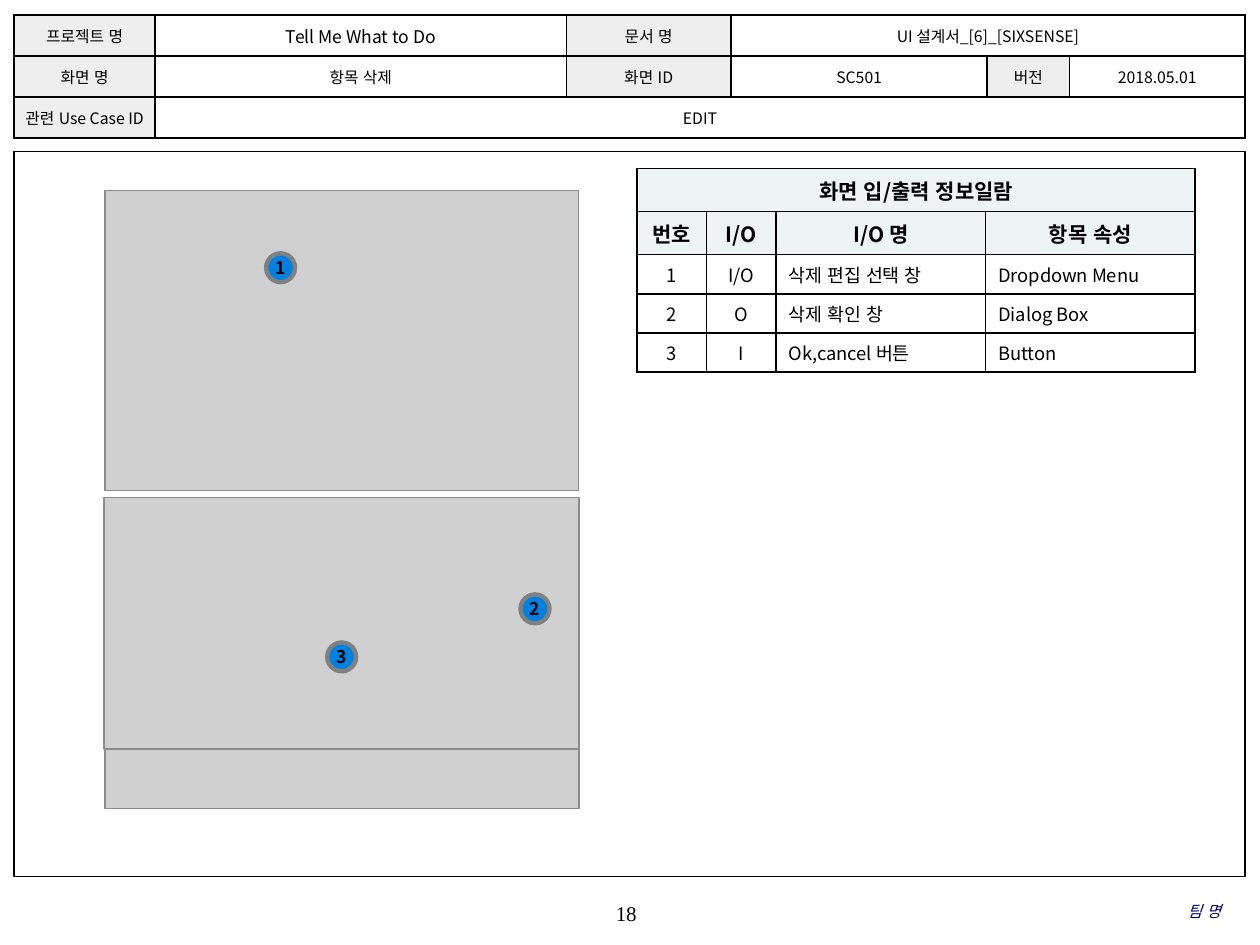
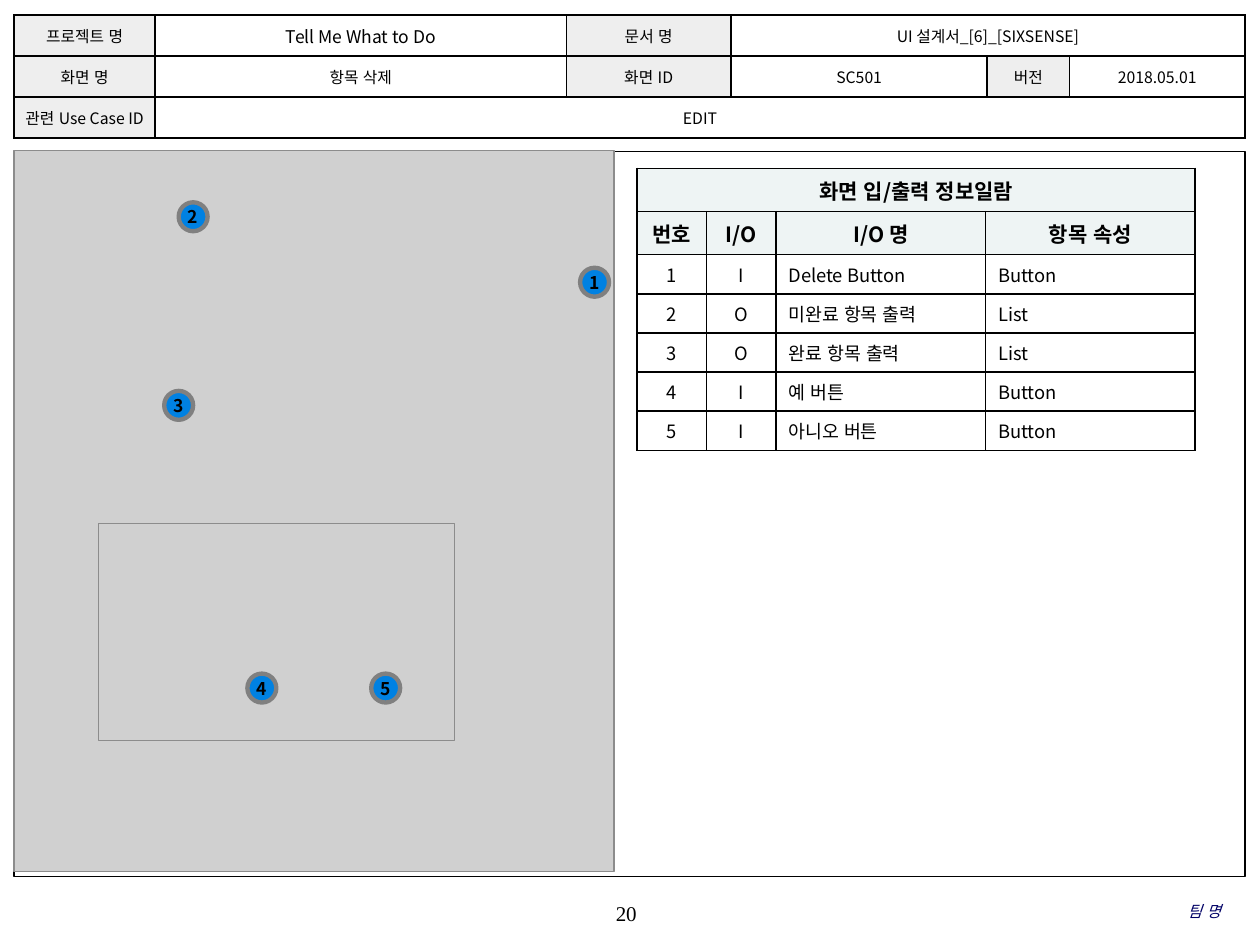
Before and after one commit to SMU-SE-Admin/18-1_6_SIXSENSE_Doc, a slide deck: slide 20 of 03 설계/UI 설계서_[6]_[SIXSENSE].pptx (slide 18 before the commit). Drawn at 1260x945 pixels with LibreOffice and Linux fonts; fonts in the diff are those of the drawing; grey boxes stand for pictures; background and template pictures are left out. Boxes give left, top, right and bottom in pixels: in the first picture for what was removed or moved away, otherwise in the second. Text is boxed around its words. In the diff, an @@ line names an element or a change of style, - is before the commit and + after.

```diff
--- a/03 설계/UI 설계서_[6]_[SIXSENSE].pptx
+++ b/03 설계/UI 설계서_[6]_[SIXSENSE].pptx
@@ picture added at <box>14,151,614,872</box> @@
@@ table at <box>638,169,1194,444</box> @@
-row 3: 1 | I/O | 삭제 편집 선택 창 | Dropdown Menu
-row 4: 2 | O | 삭제 확인 창 | Dialog Box
-row 5: 3 | I | Ok,cancel 버튼 | Button
+row 3: 1 | I | Delete Button | Button
+row 4: 2 | O | 미완료 항목 출력 | List
+row 5: 3 | O | 완료 항목 출력 | List
+row 6: 4 | I | 예 버튼 | Button
+row 7: 5 | I | 아니오 버튼 | Button
@@ picture removed at <box>105,190,578,490</box> @@
@@ ellipse "2": place and size @@
-ellipse "2" at <box>520,595,549,624</box>
+ellipse "2" at <box>179,203,208,232</box>
@@ ellipse "1": place and size @@
-ellipse "1" at <box>266,253,295,282</box>
+ellipse "1" at <box>580,268,609,297</box>
@@ ellipse "3": place and size @@
-ellipse "3" at <box>328,643,357,672</box>
+ellipse "3" at <box>164,391,193,420</box>
@@ picture: place and size @@
-picture at <box>105,498,580,750</box>
+picture at <box>98,524,454,741</box>
@@ ellipse added at <box>247,674,276,703</box>, fill #0081E2, outline #808080 2.5 pt, 10 pt, text #000000, bold @@
+4
@@ ellipse added at <box>372,674,401,703</box>, fill #0081E2, outline #808080 2.5 pt, 10 pt, text #000000, bold @@
+5
@@ picture removed at <box>105,750,578,809</box> @@
@@ page number at <box>616,907,637,922</box>: text changed @@
-18
+20
```
Also in this commit, not shown: 18 other slides changed, 4 slides added.
